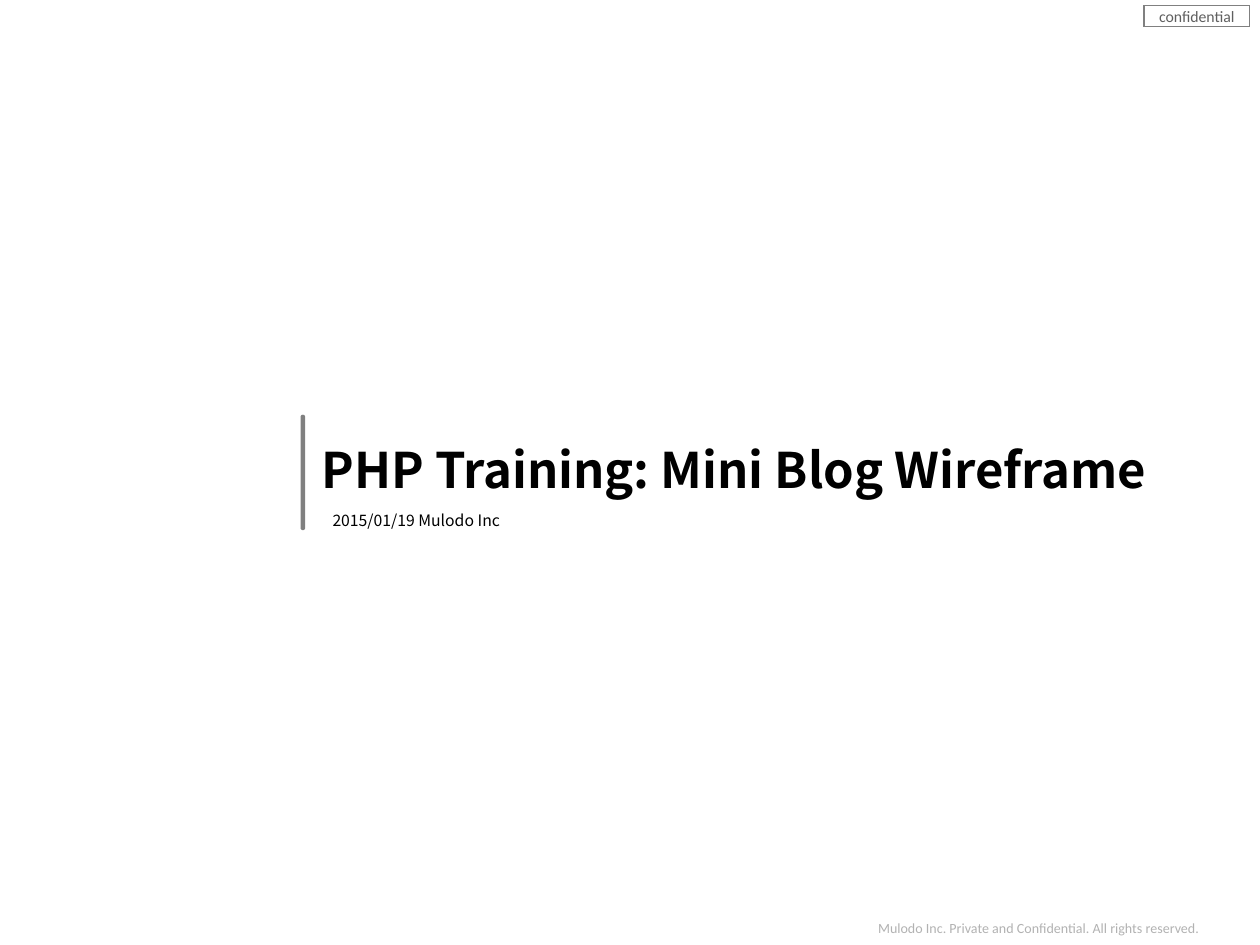
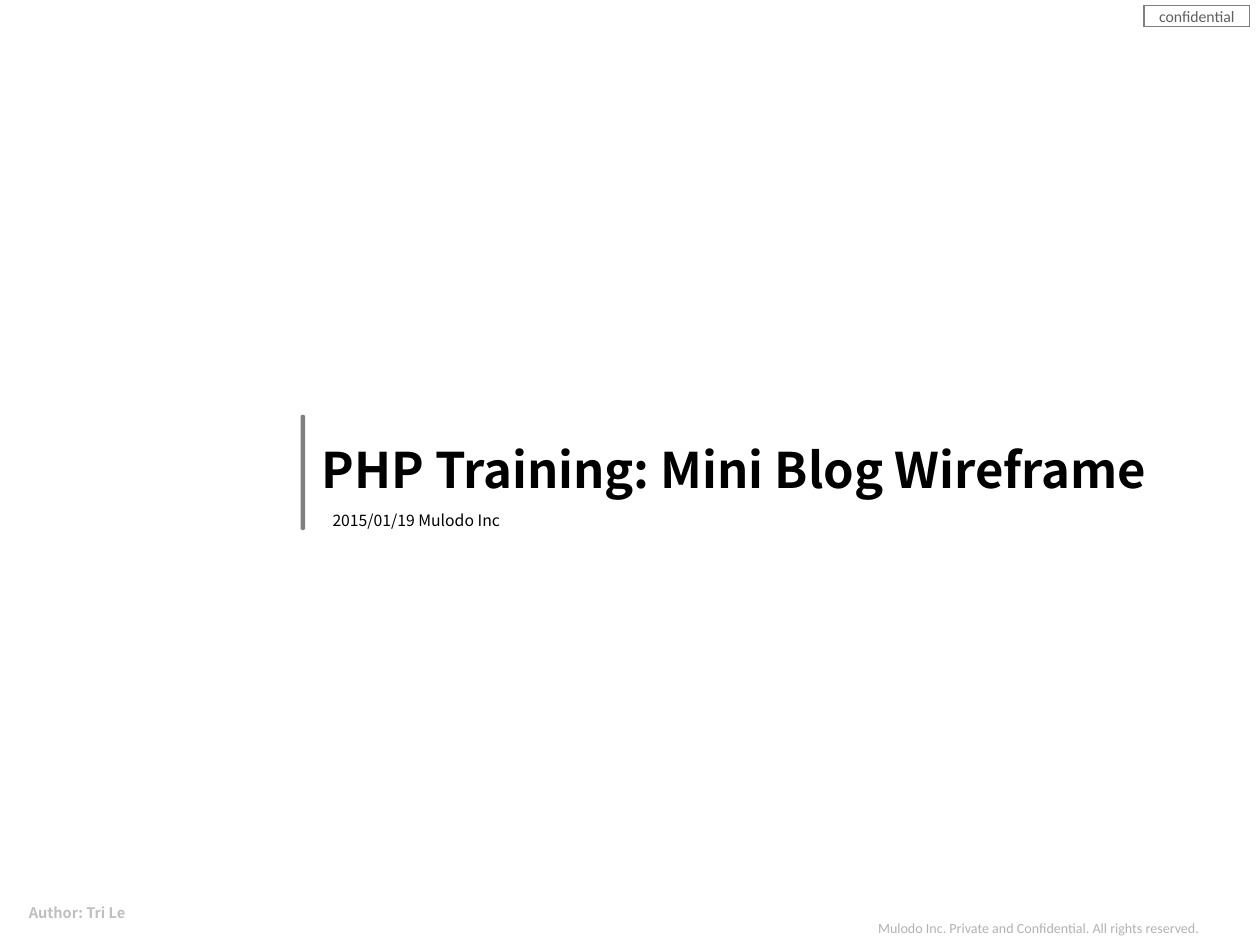
Before and after one commit to Mulodo-Java-Training/miniblog-le.tri, a slide deck: slide 1 of doc/frontend/wireframe/TRN-MiniBlog_WireframeDesign_TRILE.pptx. Drawn at 1260x945 pixels with LibreOffice and Linux fonts; fonts in the diff are those of the drawing; background and template pictures are left out. Boxes give left, top, right and bottom in pixels: in the first picture for what was removed or moved away, otherwise in the second. Text is boxed around its words. In the diff, an @@ line names an element or a change of style, - is before the commit and + after.

```diff
--- a/doc/frontend/wireframe/TRN-MiniBlog_WireframeDesign_TRILE.pptx
+++ b/doc/frontend/wireframe/TRN-MiniBlog_WireframeDesign_TRILE.pptx
@@ text added at (29,907,126,918), 8.3 pt, text #BFBFBF, bold @@
+Author: Tri Le
```
Also in this commit, not shown: 3 other slides changed, 10 slides added.
